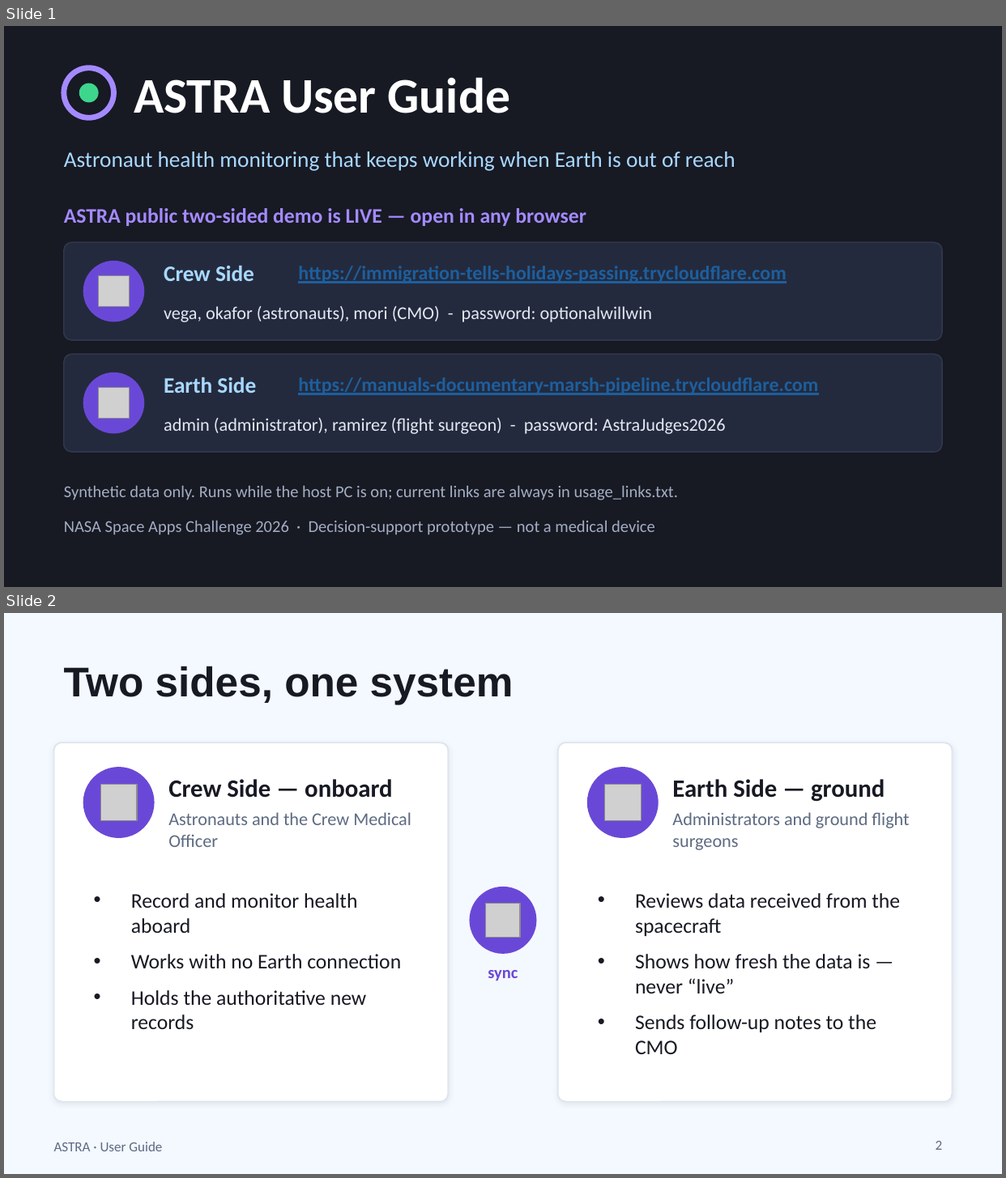
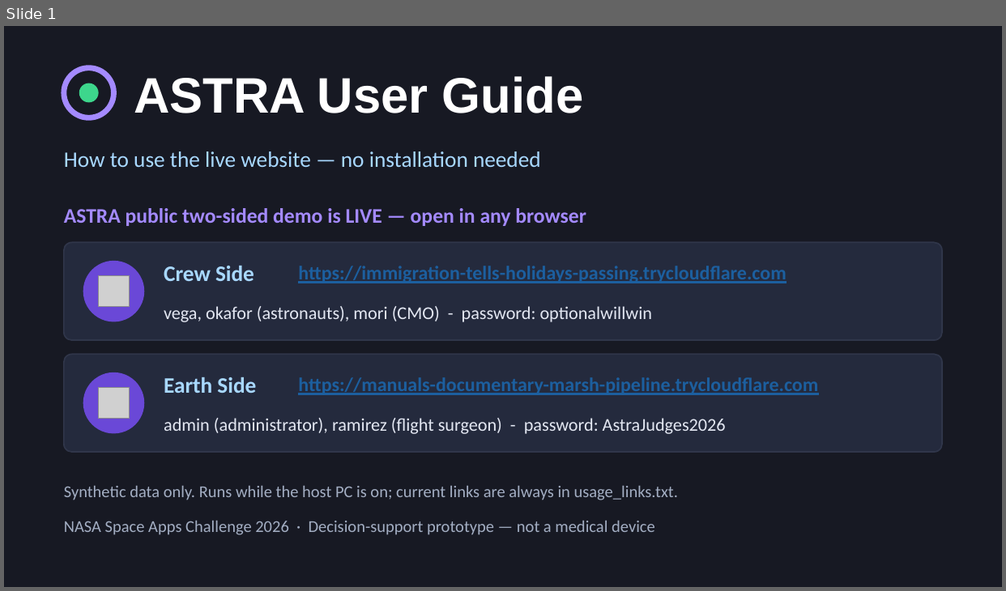
Before and after one commit to optional2026/nasa-challenge-2026, a slide deck: presentation/ASTRA_User_Guide.pptx. Shown one above the other, each under a label of ours: slides 1 and 2 before the commit, slide 1 after it. The pictures are 1006x1178 and 1006x591 pixels, drawn with LibreOffice and Linux fonts; fonts in the diff are those of the drawing; grey boxes stand for pictures. Boxes give left, top, right and bottom in pixels: in the first picture for what was removed or moved away, otherwise in the second. Text is boxed around its words. In the diff, an @@ line names an element or a change of style, - is before the commit and + after.

```diff
--- a/presentation/ASTRA_User_Guide.pptx
+++ b/presentation/ASTRA_User_Guide.pptx
@@ slide 2 removed at [4,613,1002,1174], background #F4F8FF @@
@@ title removed at [64,666,513,705] @@
-Two sides, one system
@@ rounded rectangle removed at [54,743,448,1102] @@
@@ rounded rectangle removed at [558,743,952,1102] @@
@@ ellipse removed at [84,768,154,837] @@
@@ text removed at [168,779,392,798] @@
-Crew Side — onboard
@@ ellipse removed at [588,768,658,837] @@
@@ text removed at [672,779,884,802] @@
-Earth Side — ground
@@ picture removed at [101,785,137,820] @@
@@ picture removed at [605,785,641,820] @@
@@ text removed at [168,812,411,847] @@
-Astronauts and the Crew Medical Officer
@@ text removed at [672,812,909,850] @@
-Administrators and ground flight surgeons
@@ text removed at [131,893,401,1029] @@
-• Record and monitor health aboard
-• Works with no Earth connection
-• Holds the authoritative new records
@@ ellipse removed at [470,888,536,953] @@
@@ picture removed at [486,904,520,937] @@
@@ text removed at [635,893,900,1054] @@
-• Reviews data received from the spacecraft
-• Shows how fresh the data is — never “live”
-• Sends follow-up notes to the CMO
@@ text removed at [488,970,518,981] @@
-sync
@@ text removed at [54,1142,162,1152] @@
-ASTRA · User Guide
@@ page number removed at [936,1141,943,1150] @@
-2
@@ slide 1 changed as well @@
@@ text "ASTRA User Guide" at [134,76,583,113]: font Calibri to Arial @@
@@ text at [64,152,541,167]: text changed @@
-Astronaut health monitoring that keeps working when Earth is out of reach
+How to use the live website — no installation needed
```
Also in this commit, not shown: 1 other slide changed, 5 slides added, 4 other slides removed, 1 other file.
